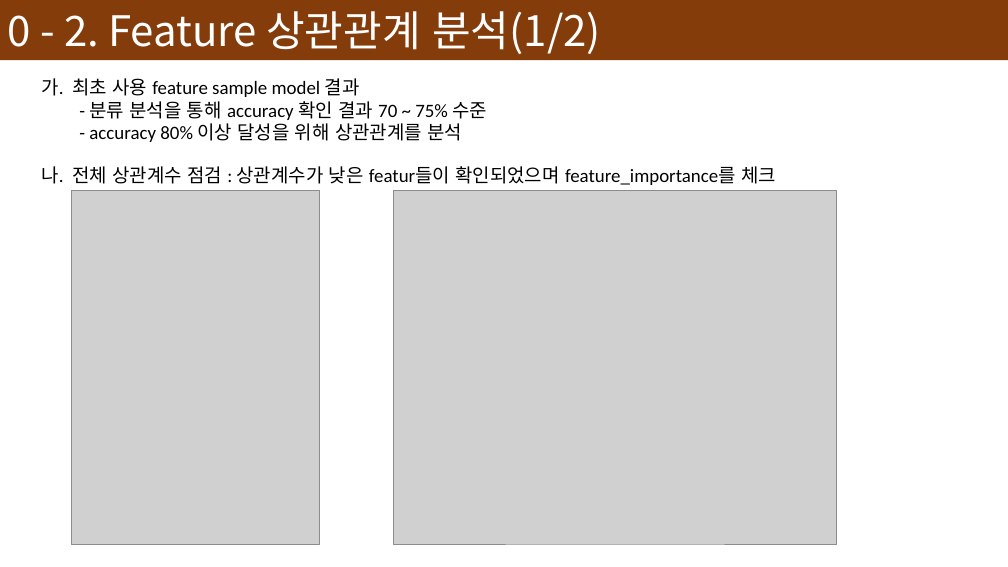
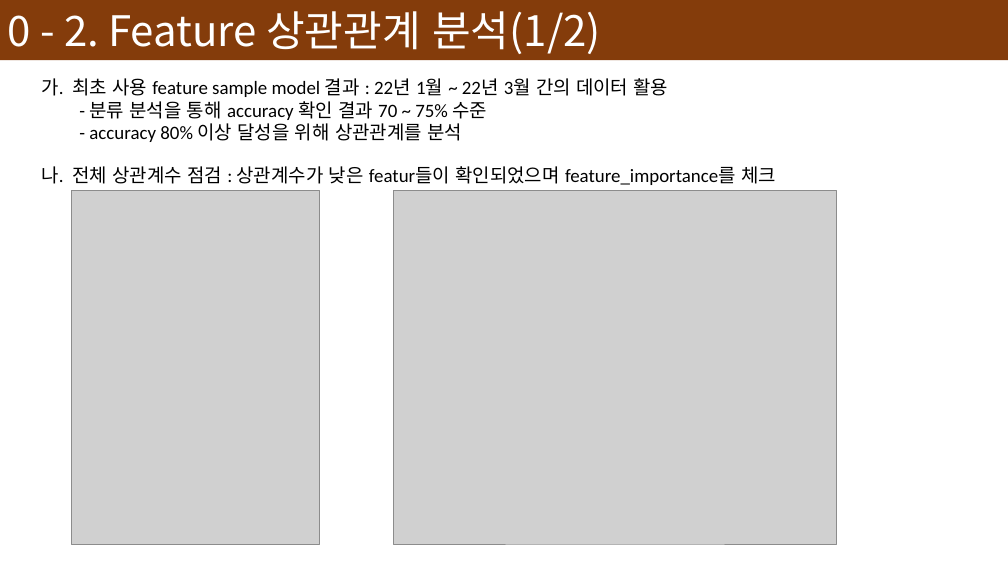
Before and after one commit to devna0111/FlowCast, a slide deck: slide 28 of presentation/Model 설명서.pptx. Drawn at 1008x567 pixels with LibreOffice and Linux fonts; fonts in the diff are those of the drawing; grey boxes stand for pictures. Boxes give left, top, right and bottom in pixels: in the first picture for what was removed or moved away, otherwise in the second. Text is boxed around its words. In the diff, an @@ line names an element or a change of style, - is before the commit and + after.

```diff
--- a/presentation/Model 설명서.pptx
+++ b/presentation/Model 설명서.pptx
@@ text at [42,78,669,97]: text changed @@
-가. 최초 사용 feature sample model 결과
+가. 최초 사용 feature sample model 결과 : 22년 1월 ~ 22년 3월 간의 데이터 활용
```
Also in this commit, not shown: 6 other slides changed, 12 slides added, 1 slide removed, 1 other file.
